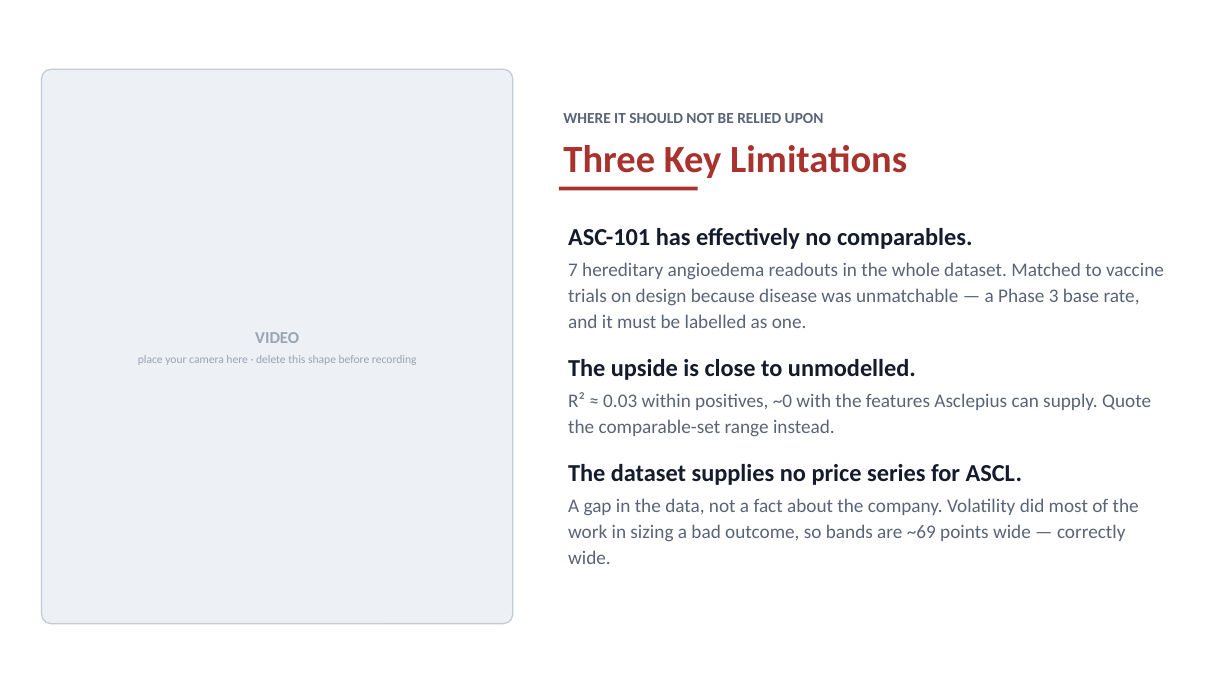
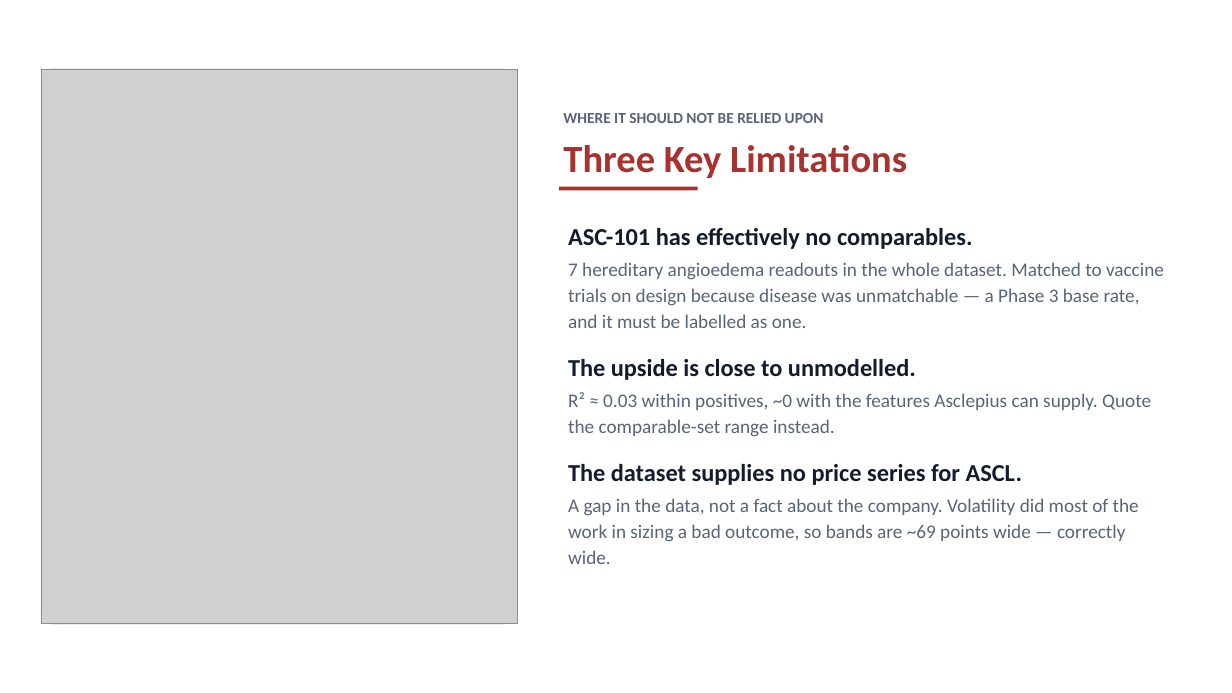
Before and after one commit to ruiruiruir/DSA_26S2, a slide deck: slide 4 of q5_video/Q5_handover_deck.pptx (slide 5 before the commit). Drawn at 1232x693 pixels with LibreOffice and Linux fonts; fonts in the diff are those of the drawing; grey boxes stand for pictures. Boxes give left, top, right and bottom in pixels: in the first picture for what was removed or moved away, otherwise in the second. Text is boxed around its words. In the diff, an @@ line names an element or a change of style, - is before the commit and + after.

```diff
--- a/q5_video/Q5_handover_deck.pptx
+++ b/q5_video/Q5_handover_deck.pptx
@@ picture added at (42, 71, 518, 624) @@
@@ picture added at (42, 69, 518, 624) @@
@@ text in rounded rectangle at (138, 332, 417, 365): text removed @@
-VIDEO
-place your camera here · delete this shape before recording
```
Also in this commit, not shown: 6 other slides changed, 1 slide removed.
